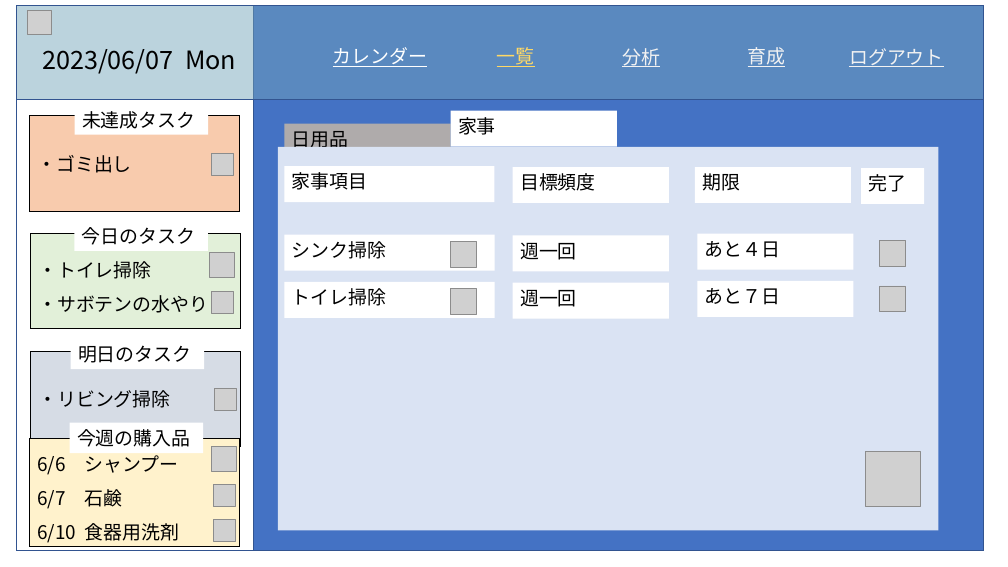
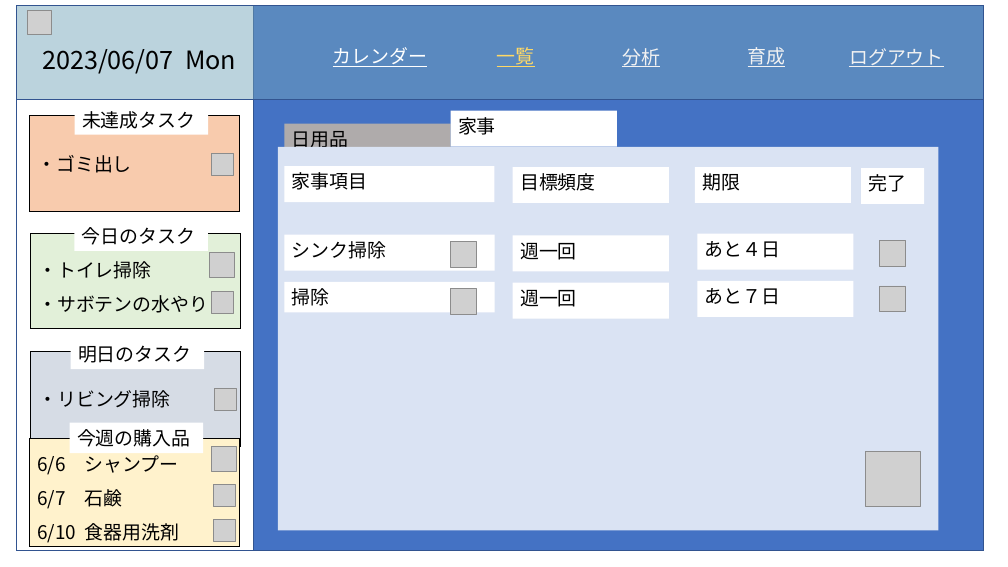
Before and after one commit to dojo2023/A-5, a slide deck: slide 25 of doc/外部設計_プレゼン.pptx (slide 20 before the commit). Drawn at 1008x567 pixels with LibreOffice and Linux fonts; fonts in the diff are those of the drawing; grey boxes stand for pictures. Boxes give left, top, right and bottom in pixels: in the first picture for what was removed or moved away, otherwise in the second. Text is boxed around its words. In the diff, an @@ line names an element or a change of style, - is before the commit and + after.

```diff
--- a/doc/外部設計_プレゼン.pptx
+++ b/doc/外部設計_プレゼン.pptx
@@ rectangle "掃除": place and size @@
-rectangle "掃除" at [284,282,495,318]
+rectangle "掃除" at [284,282,495,312]
@@ text in rectangle at [292,288,330,306]: text changed @@
-トイレ掃除
+掃除
```
Also in this commit, not shown: 2 other slides changed, 5 slides added.
